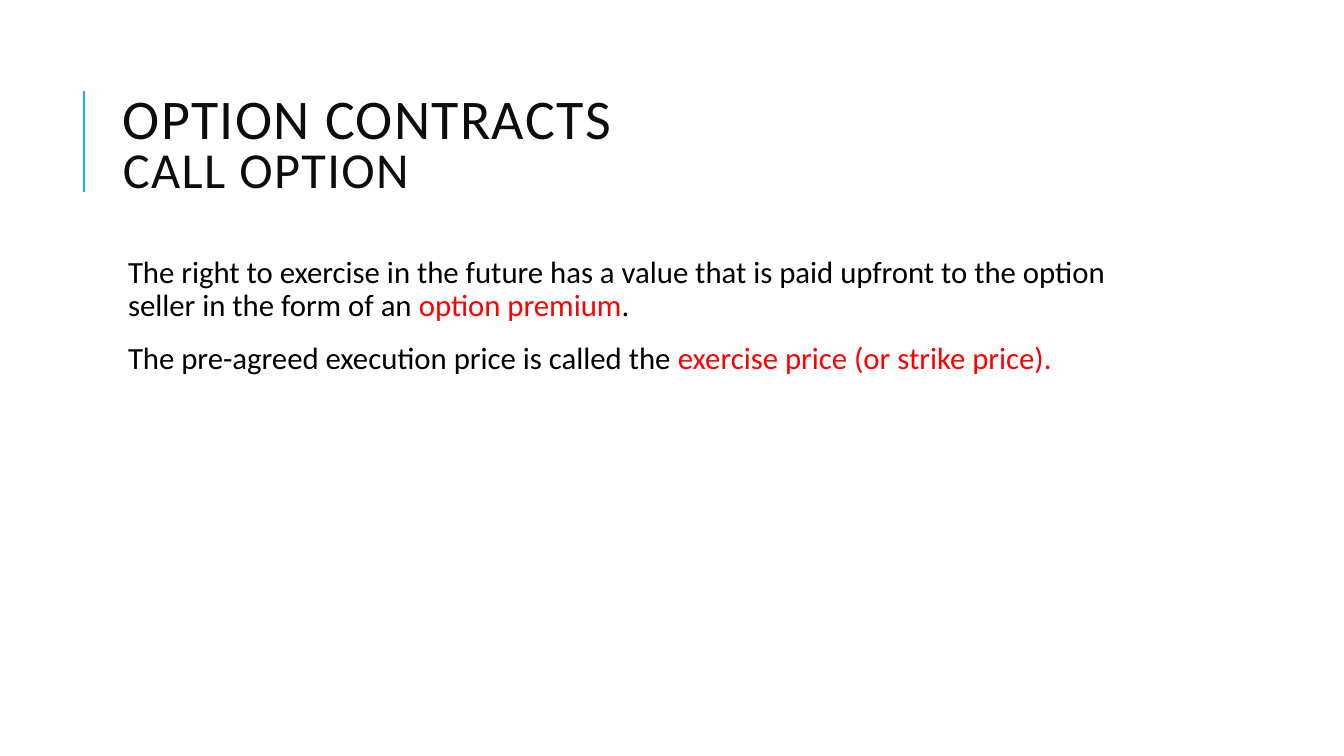
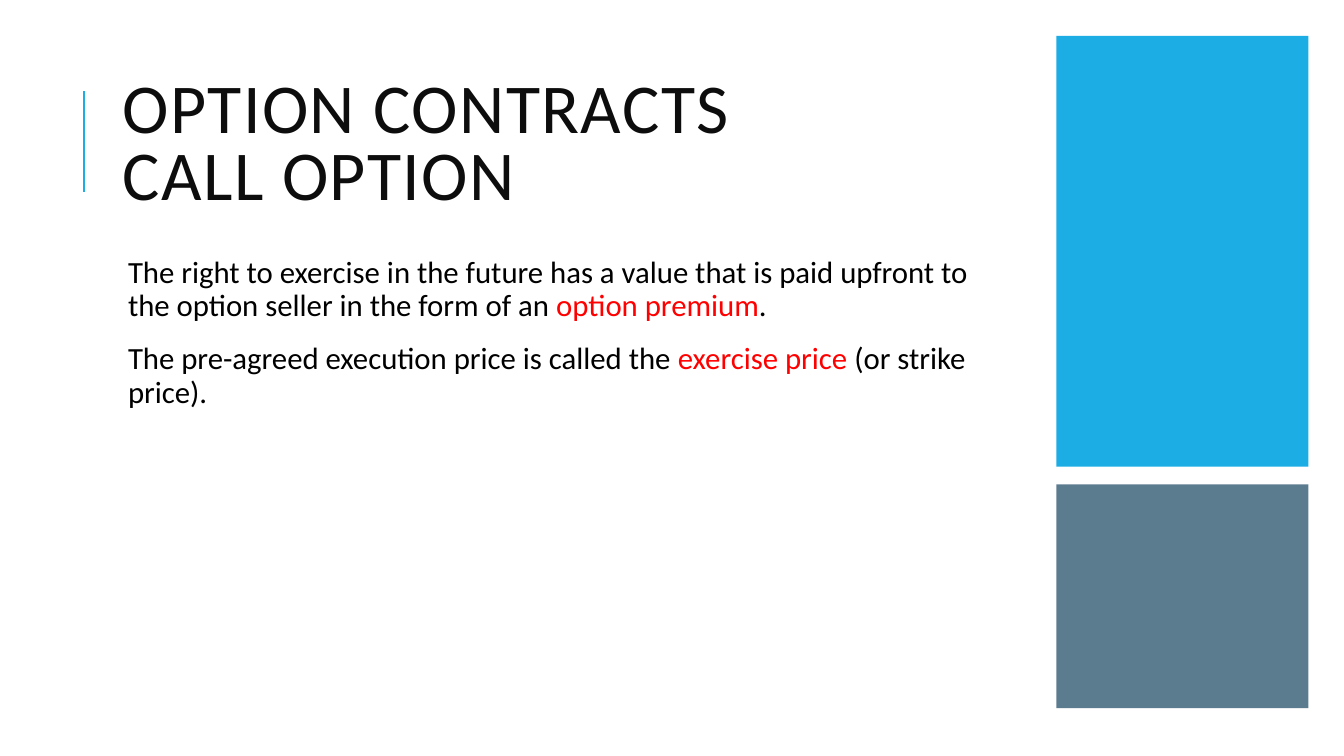
Before and after one commit to Isco0530/data, a slide deck: slide 28 of Derivatives.pptx. Drawn at 1344x756 pixels with LibreOffice and Linux fonts; fonts in the diff are those of the drawing. Boxes give left, top, right and bottom in pixels: in the first picture for what was removed or moved away, otherwise in the second. Text is boxed around its words. In the diff, an @@ line names an element or a change of style, - is before the commit and + after.

```diff
--- a/Derivatives.pptx
+++ b/Derivatives.pptx
@@ rectangle added at bbox=[1057, 36, 1309, 467], fill #1CADE4 @@
@@ title "OPTION CONTRACTS CALL OPTION" at bbox=[123, 87, 729, 201]: size 40 to 50 pt in "OPTION CONTRACTS"; size 36 to 50 pt in "CALL OPTION" @@
@@ text at bbox=[128, 346, 965, 408]: text colour #FF0000 to #000000 in "(or strike price)." @@
@@ rectangle added at bbox=[1057, 485, 1309, 709], fill #335B74 at 80% opacity @@
```
Also in this commit, not shown: 4 other slides changed.
